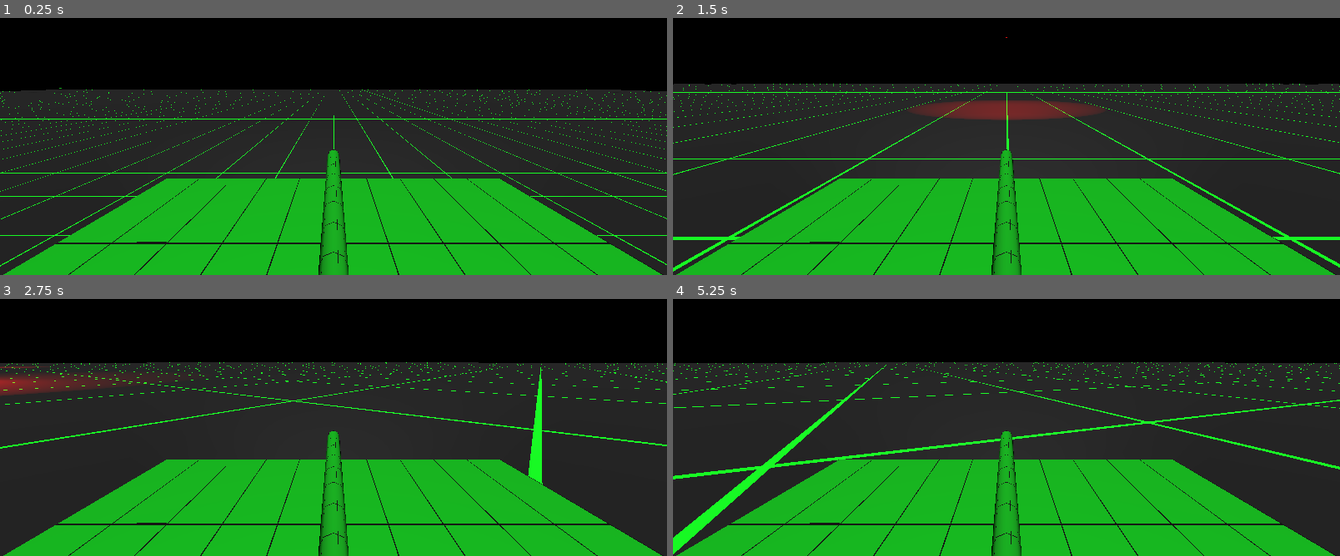
Above: before the commit, frames 1-4 (two rows, left to right).
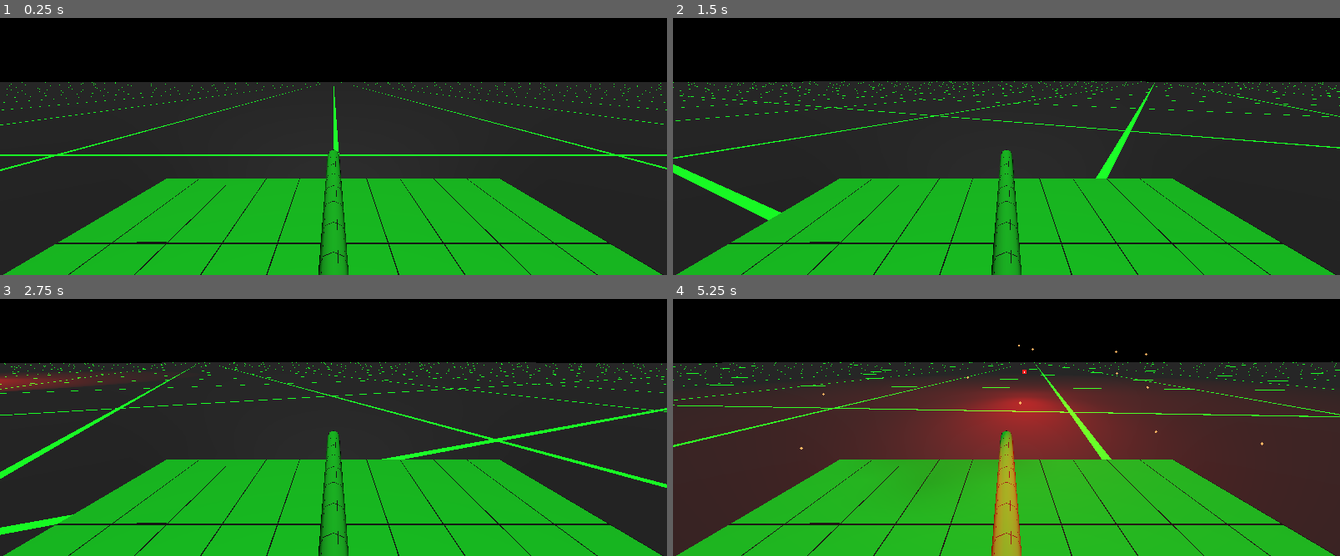
Above: after the commit, the same moments.

Repository: Kromey/spectre
Game: Godot game, scene res://Main.tscn
Same seed, same stepped clock (60 frames per second), same inputs: the game is played once before the commit and once after it.
Inputs:
- Up to frame 1 (0.25 s): no input
- Up to frame 2 (1.5 s): hold D (movement_right) 0.53-1.28 s; hold Space (action_shoot) 0.53-1.28 s; hold S (movement_backward) from 1.28 s (still down); tap Space (action_shoot) at 1.35 s
- Up to frame 3 (2.75 s): release S (movement_backward) at 2.03 s; hold D (movement_right) from 2.03 s (still down); hold Space (action_shoot) from 2.03 s (still down)
- Up to frame 4 (5.25 s): release D (movement_right) at 2.78 s; release Space (action_shoot) at 2.78 s; hold W (movement_forward) 2.78-3.53 s; tap Space (action_shoot) at 2.85, 4.35 s; hold Space (action_shoot) 3.53-4.28 s; hold A (movement_left) 3.53-5.03 s; hold S (movement_backward) from 5.03 s (still down); hold Space (action_shoot) from 5.03 s (still down)

The runs differ from the first frame. In frame 1, 5.9% of the frame differs, in the area x 0-100%, y 24-97%; in frame 2, 6.3%; in frame 3, 3.9%; in frame 4, 32%, in the area x 0-100%, y 17-100%.

Commit message:
Eliminate "first-shot lag"
Our solution is pretty hacky, but by triggering an initial shot from the player's tank we ensure all our particles and materials get loaded and compiled, eliminating the lag on the first shot (that the player sees)

Diff:
--- a/Main.gd
+++ b/Main.gd
@@ -8,10 +8,11 @@
 # Called when the node enters the scene tree for the first time.
 func _ready():
 	var player = PlayerTank.instance()
-	player.translate(Vector3.UP * 3.0)
+	player.translate(Vector3.UP * 0.2)
 	player.add_to_group("player")
 	add_child(player)
 	var _e = player.connect("dead", self, "player_death")
+	call_deferred("first_shot", player)
 
 	var rng = RandomNumberGenerator.new()
 	rng.randomize()
@@ -31,6 +32,15 @@
 		add_child(tank)
 		_e = tank.connect("dead", self, "tank_death")
 
+# Pretty hacky, but calling this at game start ensures all our materials get
+# compiled and eliminates "first-shot lag"
+func first_shot(player):
+	var gun_range = player.GUN_RANGE
+	player.GUN_RANGE = 0.2
+	player.shoot()
+	player.GUN_RANGE = gun_range
+	player.reload_immediate()
+
 func player_death():
 	print("Player died!")
 
--- a/tanks/BaseTank.gd
+++ b/tanks/BaseTank.gd
@@ -92,7 +92,7 @@
 		bullet.global_transform = $BulletSpawn.global_transform
 		get_tree().root.add_child(bullet)
 
-		#$MuzzleFlare.restart()
+		$MuzzleFlare.restart()
 
 func reload():
 	if !reloading:
